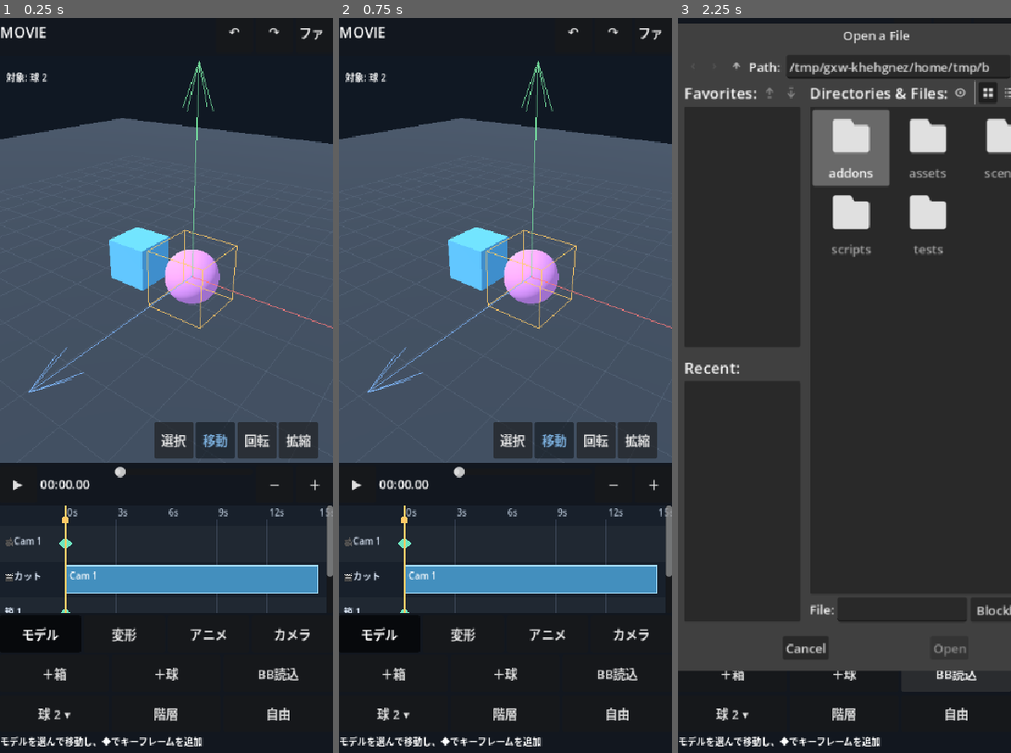
Above: before the commit, frames 1-3 (left to right).
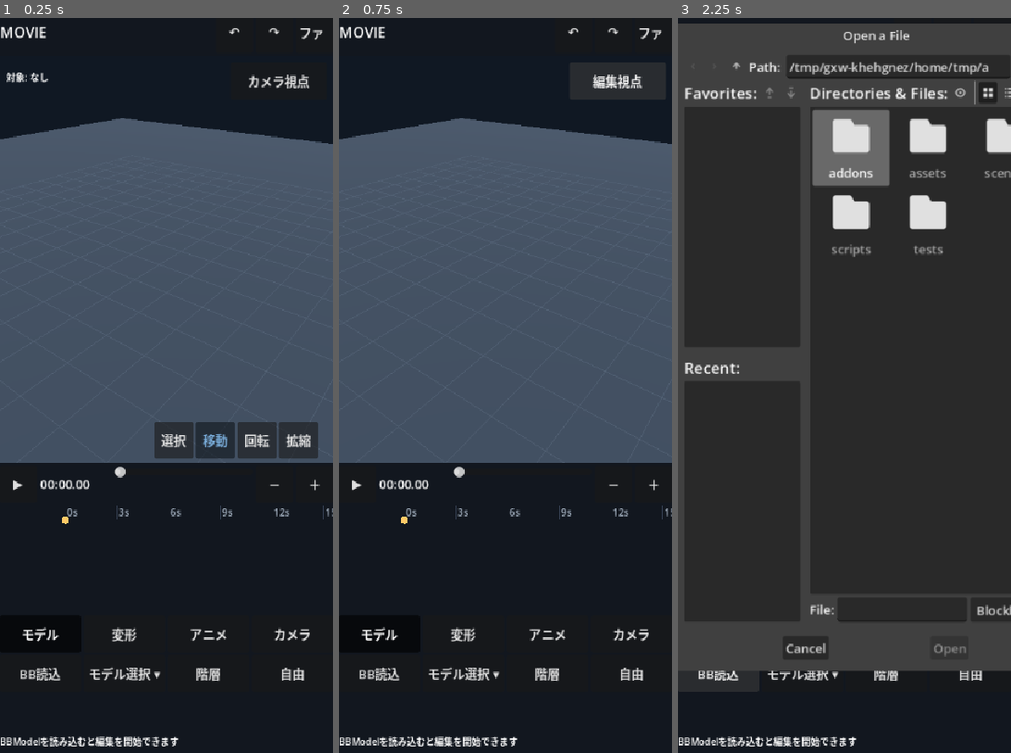
Above: after the commit, the same moments.

Repository: shejklgaia-png/movie_creater
Game: Godot game, scene res://scenes/editor.tscn
Same seed, same stepped clock (60 frames per second), same inputs: the game is played once before the commit and once after it.
Inputs (mouse positions are in pixels of both pictures, inside the frame that each line leads up to):
- Up to frame 1 (0.25 s): no input
- Up to frame 2 (0.75 s): click (618, 84) at 0.5 s, where only the run after the commit has a clickable "カメラ視点"
- Up to frame 3 (2.25 s): click (957, 84) at 1.25 s, where only the run after the commit has a clickable "編集視点"; click "BB読込" at 2 s

The runs differ from the first frame. In frame 1, 8.5% of the frame differs, in the area x 0-100%, y 5-100%; in frame 2, 12%; in frame 3, 1.6%.

Commit message:
プレビュー右上にカメラ／編集視点トグルを設置、箱・球の追加UIを削除 (#23)
* Replace primitive add UI with viewport camera/edit toggle and preserve edit camera state

* Decouple drag regression from demo objects on editor startup

* Cover top-right viewport camera toggle and exact edit viewpoint restore

* Run edit-camera restore and primitive-free UI regression in CI

Diff:
--- a/scripts/editor.gd
+++ b/scripts/editor.gd
@@ -36,6 +36,8 @@
 var next_cut_id := 1
 var camera_menu: PopupPanel
 var shot_preview := false
+# An editing viewpoint is preserved independently of the timeline's shot camera.
+var edit_view_snapshot: Dictionary = {}
 var clip_tracks: Dictionary = {}
 var next_clip_id := 1
 var timeline_scroll: ScrollContainer
@@ -126,9 +128,7 @@
     if FileAccess.file_exists(SAVE_PATH):
         _load_project()
     else:
-        _add_object("box")
-        _add_object("sphere")
-        _show_message("モデルを選んで移動し、◆でキーフレームを追加")
+        _show_message("BBModelを読み込むと編集を開始できます")
     _seek(0.0)
 
 func _process(delta: float) -> void:
@@ -176,6 +176,19 @@
     preview.render_target_update_mode = SubViewport.UPDATE_ALWAYS
     preview.own_world_3d = true
     preview_box.add_child(preview)
+
+    # Primary view switch is always reachable in the top-right of the preview,
+    # independent of the currently selected editing category.
+    camera_view_button = _make_button(preview_panel, "カメラ視点", _toggle_camera_view)
+    camera_view_button.name = "PreviewCameraToggle"
+    camera_view_button.set_anchors_and_offsets_preset(Control.PRESET_TOP_RIGHT)
+    camera_view_button.offset_left = -133.0
+    camera_view_button.offset_right = -8.0
+    camera_view_button.offset_top = 8.0
+    camera_view_button.offset_bottom = 56.0
+    camera_view_button.custom_minimum_size = Vector2(125, 48)
+    camera_view_button.tooltip_text = "カメラ視点へ切り替え"
+    camera_view_button.focus_mode = Control.FOCUS_NONE
 
     # Always-on modeling tools in the lower-right corner of the 3D preview.
     var overlay_row := HBoxContainer.new()
@@ -209,7 +222,7 @@
     part_label.anchor_left = 0.0
     part_label.anchor_right = 0.0
     part_label.offset_left = 8.0
-    part_label.offset_right = 186.0
+    part_label.offset_right = 171.0
     part_label.offset_top = 7.0
     part_label.offset_bottom = 48.0
     part_label.clip_text = true
@@ -279,13 +292,11 @@
         category_stack.add_child(page)
         category_pages[category] = page
 
-    # Model: creating/importing objects, selecting a model, and choosing joints.
+    # Model page only imports external assets: no placeholder shapes or
+    # generic add-object buttons.
     var model_page: VBoxContainer = category_pages["モデル"]
-    var add_row := _category_row(model_page)
-    _category_action(add_row, "＋箱", func(): _add_object("box"))
-    _category_action(add_row, "＋球", func(): _add_object("sphere"))
-    _category_action(add_row, "BB読込", _choose_bbmodel)
     var properties := _category_row(model_page)
+    _category_action(properties, "BB読込", _choose_bbmodel)
     selection = _category_action(properties, "モデル選択 ▾", _toggle_picker)
     selection.custom_minimum_size.x = 98
     part_picker_button = _category_action(properties, "階層", _open_part_picker)
@@ -331,14 +342,12 @@
     animation_hint.add_theme_font_size_override("font_size", 12)
     animation_page.add_child(animation_hint)
 
-    # Camera: view control on one row, cut/key editing on the next.
+    # Camera settings stay in their category; view switching lives in preview.
     var camera_page: VBoxContainer = category_pages["カメラ"]
-    var camera_view_row := _category_row(camera_page)
-    camera_view_button = _category_action(camera_view_row, "編集視点", _toggle_camera_view)
-    _category_action(camera_view_row, "視点→撮影", _copy_editor_to_shot)
-    var camera_key_row := _category_row(camera_page)
-    _category_action(camera_key_row, "カメラ◆", _insert_camera_key)
-    _category_action(camera_key_row, "カット編集", _open_camera_menu)
+    var camera_row := _category_row(camera_page)
+    _category_action(camera_row, "視点→撮影", _copy_editor_to_shot)
+    _category_action(camera_row, "カメラ◆", _insert_camera_key)
+    _category_action(camera_row, "カット編集", _open_camera_menu)
     _select_category("モデル")
 
     status_label = Label.new()
@@ -1462,17 +1471,45 @@
 
 
 func _toggle_camera_view() -> void:
-    shot_preview = not shot_preview
-    if shot_preview:
+    if not shot_preview:
+        # Store both the controller parameters and the actual camera matrix.
+        # Shot-camera animation and timeline scrubbing must never overwrite
+        # the editing viewpoint that existed before this toggle.
+        edit_view_snapshot = {
+            "target": orbit_target,
+            "yaw": orbit_yaw,
+            "pitch": orbit_pitch,
+            "distance": orbit_distance,
+            "transform": editor_camera.global_transform,
+            "fov": editor_camera.fov
+        }
+        shot_preview = true
         shot_camera.make_current()
-        camera_view_button.text = "撮影視点"
+        camera_view_button.text = "編集視点"
+        camera_view_button.tooltip_text = "元の編集視点に戻す"
         camera_marker.visible = false
-        _update_gizmo()
+        part_label.hide()
+        for tool_button in transform_buttons:
+            tool_button.hide()
     else:
+        shot_preview = false
+        if not edit_view_snapshot.is_empty():
+            orbit_target = edit_view_snapshot["target"]
+            orbit_yaw = float(edit_view_snapshot["yaw"])
+            orbit_pitch = float(edit_view_snapshot["pitch"])
+            orbit_distance = float(edit_view_snapshot["distance"])
+            _update_camera()
+            editor_camera.global_transform = edit_view_snapshot["transform"]
+            editor_camera.fov = float(edit_view_snapshot["fov"])
+            edit_view_snapshot.clear()
         editor_camera.make_current()
-        camera_view_button.text = "編集視点"
+        camera_view_button.text = "カメラ視点"
+        camera_view_button.tooltip_text = "カメラ視点へ切り替え"
         camera_marker.visible = true
-        _update_gizmo()
+        part_label.show()
+        for tool_button in transform_buttons:
+            tool_button.show()
+    _update_gizmo()
 
 func _copy_editor_to_shot() -> void:
     _set_playing(false)
--- /dev/null
+++ b/tests/test_camera_view_toggle.gd
@@ -0,0 +1,149 @@
+extends SceneTree
+## Regression for viewport camera/edit switching and primitive-free startup.
+
+func _initialize() -> void:
+    call_deferred("_test")
+
+func _fail(reason: String) -> void:
+    push_error("CAMERA VIEW TOGGLE FAILED: " + reason)
+    quit(1)
+
+func _test() -> void:
+    var editor: Control = load("res://scenes/editor.tscn").instantiate()
+    root.add_child(editor)
+    await process_frame
+    await process_frame
+    # Old test runs and preexisting user projects must not change this result.
+    editor.call("_new_project")
+    await process_frame
+    if not (editor.get("objects_by_id") as Dictionary).is_empty():
+        _fail("New project must not contain demo cube or sphere")
+        return
+    var preview_panel: Control = editor.get("preview_panel")
+    var toggle: Button = editor.get("camera_view_button")
+    if toggle.get_parent() != preview_panel:
+        _fail("Camera toggle is not inside the preview panel")
+        return
+    if toggle.text != "カメラ視点":
+        _fail("Editor view should offer camera view")
+        return
+    if toggle.anchor_right != 1.0 or toggle.anchor_top != 0.0:
+        _fail("Camera toggle is not pinned to the top right")
+        return
+
+    var buttons: Array[Button] = []
+    _collect_buttons(editor, buttons)
+    for button in buttons:
+        if button.text.contains("＋箱") or button.text.contains("＋球"):
+            _fail("Obsolete primitive add button is visible")
+            return
+
+    # Exercise the real button's signal and verify its hit rectangle.
+    for screen in [Vector2(320, 640), Vector2(360, 800), Vector2(432, 960)]:
+        editor.size = screen
+        await process_frame
+        await process_frame
+        var bounds := toggle.get_global_rect()
+        var preview_bounds := preview_panel.get_global_rect()
+        if bounds.position.x < preview_bounds.position.x or bounds.end.x > preview_bounds.end.x + 0.5:
+            _fail("Camera toggle extends beyond preview width at %s" % str(screen))
+            return
+        if bounds.position.y < preview_bounds.position.y or bounds.end.y > preview_bounds.end.y + 0.5:
+            _fail("Camera toggle extends beyond preview height at %s" % str(screen))
+            return
+        if bounds.size.x < 44.0 or bounds.size.y < 44.0:
+            _fail("Camera toggle is too small to tap")
+            return
+
+    var camera: Camera3D = editor.get("editor_camera")
+    var shot: Camera3D = editor.get("shot_camera")
+    var tools: Array[Button] = editor.get("transform_buttons")
+    var label: Label = editor.get("part_label")
+    editor.set("orbit_target", Vector3(2.0, 1.2, -3.0))
+    editor.set("orbit_yaw", 0.98)
+    editor.set("orbit_pitch", 0.38)
+    editor.set("orbit_distance", 12.0)
+    editor.call("_update_camera")
+    var original_matrix := camera.global_transform
+    var original_fov := camera.fov
+    var original_target: Vector3 = editor.get("orbit_target")
+    var original_yaw: float = editor.get("orbit_yaw")
+    var original_pitch: float = editor.get("orbit_pitch")
+    var original_distance: float = editor.get("orbit_distance")
+
+    toggle.emit_signal("pressed")
+    await process_frame
+    if not bool(editor.get("shot_preview")) or not shot.current:
+        _fail("Button did not switch to movie camera")
+        return
+    if toggle.text != "編集視点" or label.visible:
+        _fail("Shot view still shows editing controls")
+        return
+    for tool_button in tools:
+        if tool_button.visible:
+            _fail("Model transform tools obscure the shot preview")
+            return
+
+    # Timeline/keyframed camera motion should not affect the stored viewpoint.
+    editor.call("_seek", 5.0)
+    shot.position = Vector3(-10, 12, 8)
+    editor.set("orbit_target", Vector3(99, 88, 77))
+    editor.set("orbit_yaw", -2.0)
+    editor.set("orbit_pitch", 1.1)
+    editor.set("orbit_distance", 22.0)
+    editor.call("_update_camera")
+
+    toggle.emit_signal("pressed")
+    await process_frame
+    if bool(editor.get("shot_preview")) or not camera.current:
+        _fail("Button did not return to edit camera")
+        return
+    if toggle.text != "カメラ視点" or not label.visible:
+        _fail("Editing overlay did not return")
+        return
+    for tool_button in tools:
+        if not tool_button.visible:
+            _fail("Model transform buttons did not return")
+            return
+    if camera.global_position.distance_to(original_matrix.origin) > 0.0005:
+        _fail("Camera position was not restored")
+        return
+    if not camera.global_transform.basis.is_equal_approx(original_matrix.basis):
+        _fail("Camera rotation was not restored")
+        return
+    if absf(camera.fov - original_fov) > 0.0001:
+        _fail("Camera field of view was not restored")
+        return
+    if (editor.get("orbit_target") as Vector3).distance_to(original_target) > 0.0001:
+        _fail("Original camera pan target was not restored")
+        return
+    if absf(float(editor.get("orbit_yaw")) - original_yaw) > 0.0001:
+        _fail("Original camera yaw was not restored")
+        return
+    if absf(float(editor.get("orbit_pitch")) - original_pitch) > 0.0001:
+        _fail("Original camera pitch was not restored")
+        return
+    if absf(float(editor.get("orbit_distance")) - original_distance) > 0.0001:
+        _fail("Original zoom distance was not restored")
+        return
+    if not (editor.get("edit_view_snapshot") as Dictionary).is_empty():
+        _fail("Old camera snapshot was not cleared")
+        return
+
+    # Switching multiple times must preserve the current edit view each time.
+    editor.set("orbit_yaw", 1.3)
+    editor.call("_update_camera")
+    var second_matrix := camera.global_transform
+    toggle.emit_signal("pressed")
+    toggle.emit_signal("pressed")
+    if camera.global_position.distance_to(second_matrix.origin) > 0.0005:
+        _fail("Repeated toggle did not preserve the latest edit view")
+        return
+    print("CAMERA VIEW TOGGLE PASSED: no demo objects, top-right toggle, original edit view restored")
+    quit(0)
+
+func _collect_buttons(node: Node, output: Array[Button]) -> void:
+    if node is Button and node.is_visible_in_tree():
+        output.append(node)
+    for child in node.get_children():
+        _collect_buttons(child, output)
--- a/tests/test_touch_drag.gd
+++ b/tests/test_touch_drag.gd
@@ -16,9 +16,14 @@
     await physics_frame
     await physics_frame
 
+    # Explicit test fixture: the end-user UI no longer creates demo shapes.
+    editor.call("_new_project")
+    editor.call("_add_object", "box")
+    await process_frame
+    await physics_frame
     var objects: Dictionary = editor.get("objects_by_id")
     if not objects.has("1"):
-        _fail("Missing default object")
+        _fail("Could not create isolated drag test fixture")
         return
     var node: Node3D = objects["1"]
     var camera: Camera3D = editor.get("editor_camera")
